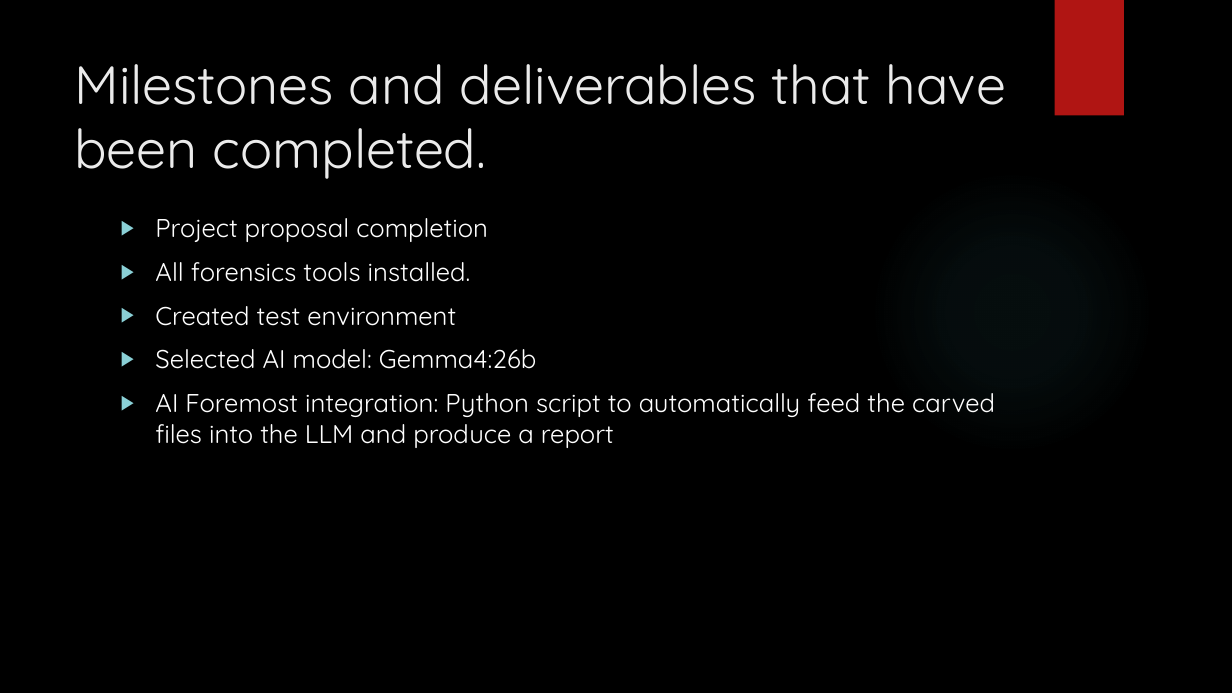
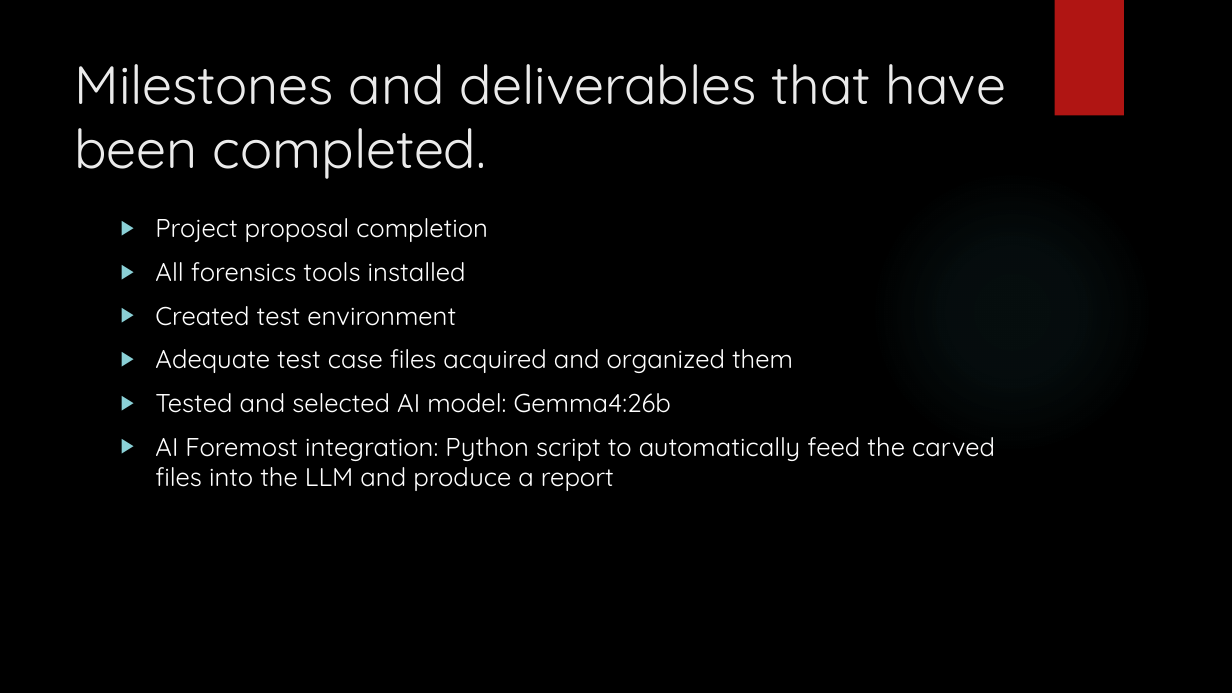
Before and after one commit to DavidSushames/BHB-Capstone, a slide deck: slide 5 of Academic Documents/Powerpoint wkg/Mid project Update - Sam v1 10-09.pptx. Drawn at 1232x693 pixels with LibreOffice and Linux fonts; fonts in the diff are those of the drawing; background and template pictures are left out. Boxes give left, top, right and bottom in pixels: in the first picture for what was removed or moved away, otherwise in the second. Text is boxed around its words. In the diff, an @@ line names an element or a change of style, - is before the commit and + after.

```diff
--- a/Academic Documents/Powerpoint wkg/Mid project Update - Sam v1 10-09.pptx
+++ b/Academic Documents/Powerpoint wkg/Mid project Update - Sam v1 10-09.pptx
@@ text at box(155, 262, 466, 282): text changed @@
-▶ All forensics tools installed.
+▶ All forensics tools installed
@@ text at box(155, 349, 793, 413): text changed @@
-▶ Selected AI model: Gemma4:26b
+▶ Adequate test case files acquired and organized them
+▶ Tested and selected AI model: Gemma4:26b
```
Also in this commit, not shown: 4 other slides changed.
